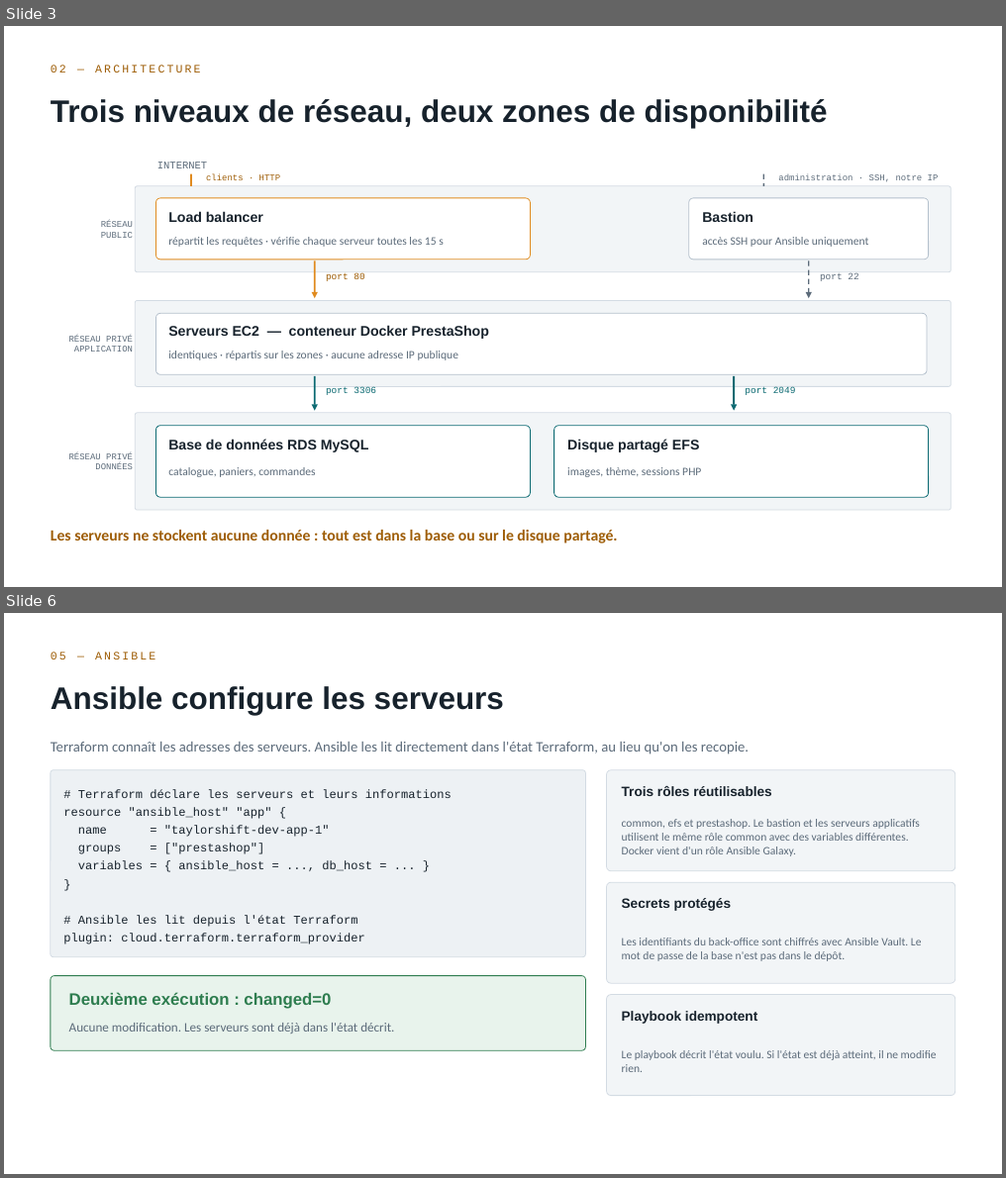
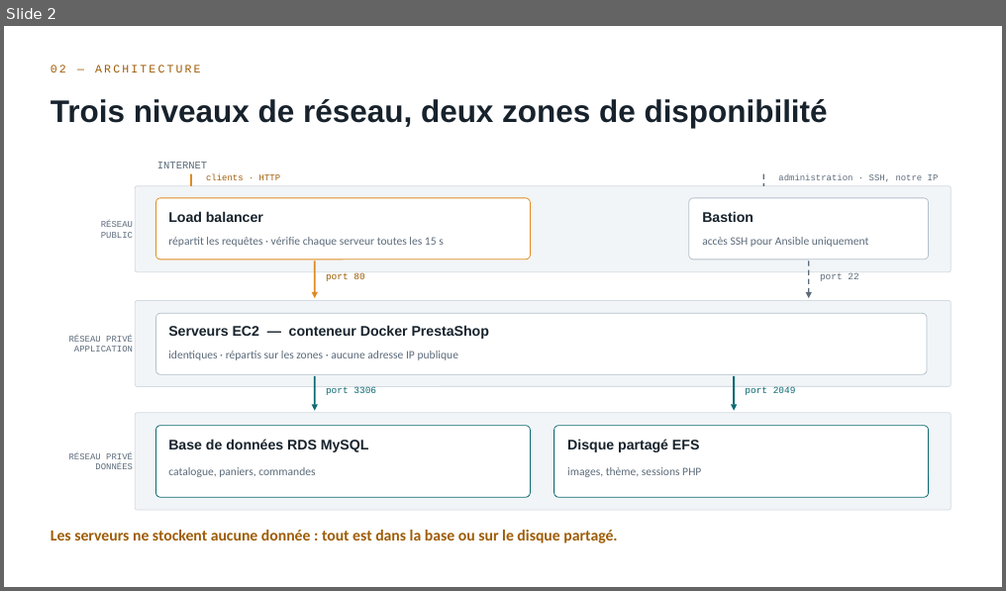
Before and after one commit to rayenebnt/5HASH, a slide deck: docs/soutenance-5hash.pptx. Shown one above the other, each under a label of ours: slides 3 and 6 before the commit, slide 2 after it; the slides between them are not shown. The pictures are 1006x1178 and 1006x591 pixels, drawn with LibreOffice and Linux fonts; fonts in the diff are those of the drawing. Boxes give left, top, right and bottom in pixels: in the first picture for what was removed or moved away, otherwise in the second. Text is boxed around its words. In the diff, an @@ line names an element or a change of style, - is before the commit and + after.

```diff
--- a/docs/soutenance-5hash.pptx
+++ b/docs/soutenance-5hash.pptx
@@ slide 6 removed at (4, 613, 1002, 1174), background #FFFFFF @@
@@ text removed at (51, 652, 155, 660) @@
-05 — ANSIBLE
@@ text removed at (51, 686, 504, 715) @@
-Ansible configure les serveurs
@@ text removed at (51, 742, 748, 755) @@
-Terraform connaît les adresses des serveurs. Ansible les lit directement dans l'état Terraform, au lieu qu'on les recopie.
@@ rounded rectangle removed at (51, 770, 586, 958) @@
@@ text removed at (63, 789, 451, 945) @@
-# Terraform déclare les serveurs et leurs informations
-resource "ansible_host" "app" {
-name = "taylorshift-dev-app-1"
-groups = ["prestashop"]
-variables = { ansible_host = ..., db_host = ... }
-}
-# Ansible les lit depuis l'état Terraform
-plugin: cloud.terraform.terraform_provider
@@ rounded rectangle removed at (607, 770, 955, 871) @@
@@ text removed at (622, 785, 771, 796) @@
-Trois rôles réutilisables
@@ text removed at (622, 819, 920, 857) @@
-common, efs et prestashop. Le bastion et les serveurs applicatifs utilisent le même rôle common avec des variables différentes. Docker vient d'un rôle Ansible Galaxy.
@@ rounded rectangle removed at (607, 882, 955, 983) @@
@@ text removed at (622, 898, 732, 911) @@
-Secrets protégés
@@ text removed at (622, 938, 922, 961) @@
-Les identifiants du back-office sont chiffrés avec Ansible Vault. Le mot de passe de la base n'est pas dans le dépôt.
@@ rounded rectangle removed at (51, 976, 586, 1051) @@
@@ text removed at (69, 992, 331, 1009) @@
-Deuxième exécution : changed=0
@@ rounded rectangle removed at (607, 995, 955, 1096) @@
@@ text removed at (69, 1023, 394, 1034) @@
-Aucune modification. Les serveurs sont déjà dans l'état décrit.
@@ text removed at (622, 1011, 757, 1024) @@
-Playbook idempotent
@@ text removed at (622, 1051, 937, 1072) @@
-Le playbook décrit l'état voulu. Si l'état est déjà atteint, il ne modifie rien.
@@ what was slide 3 is now slide 2 @@
```
Also in this commit, not shown: 1 slide changed, 4 slides added, 9 other slides removed, 2 other files.
